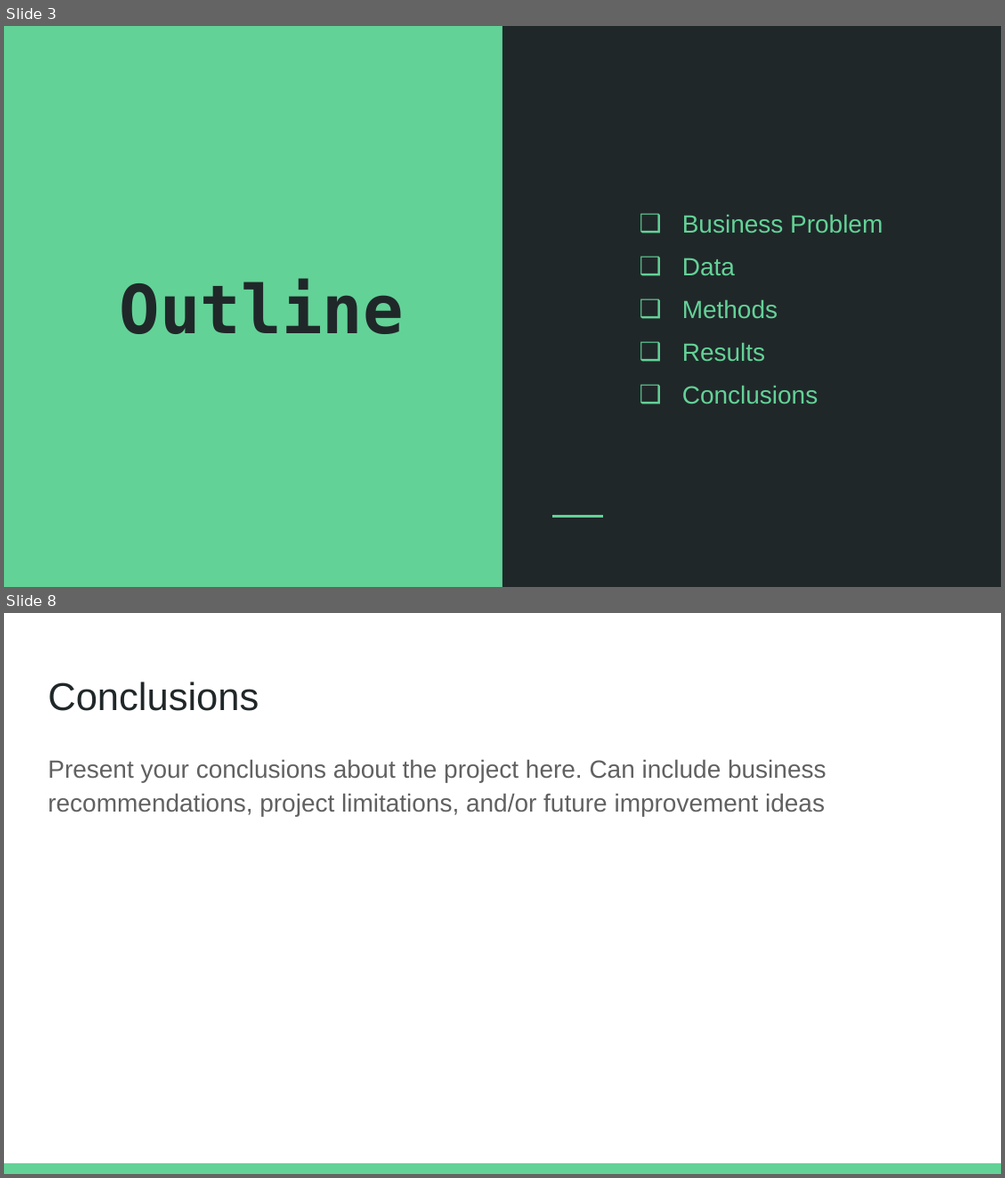
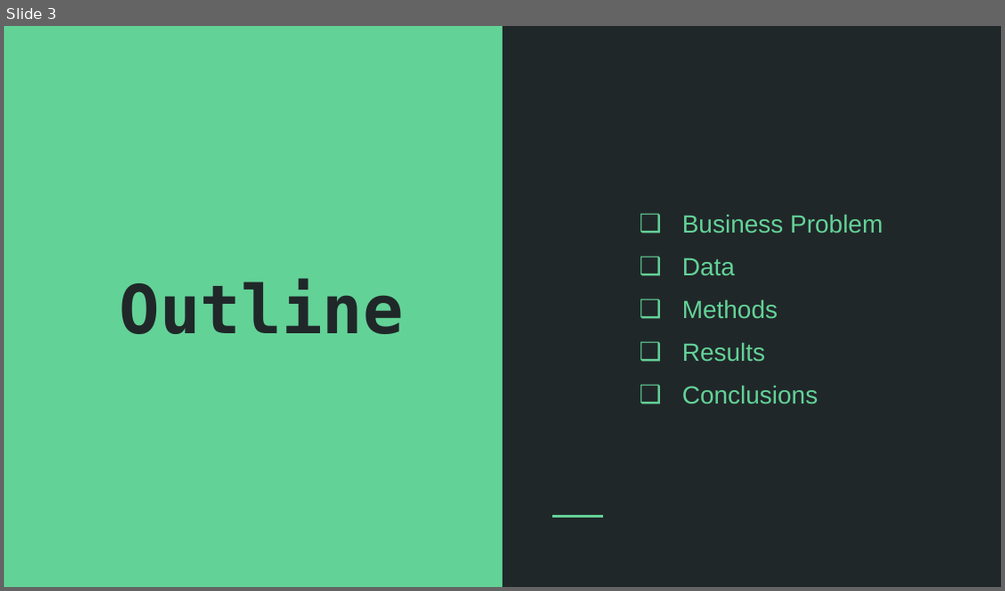
Before and after one commit to patrick-anastasio/Flatiron_DSC-Phase1_Project, a slide deck: Slide Deck.pptx. Shown one above the other, each under a label of ours: slides 3 and 8 before the commit, slide 3 after it; the slides between them are not shown. The pictures are 1005x1178 and 1005x591 pixels, drawn with LibreOffice and Linux fonts; fonts in the diff are those of the drawing. Boxes give left, top, right and bottom in pixels: in the first picture for what was removed or moved away, otherwise in the second. Text is boxed around its words. In the diff, an @@ line names an element or a change of style, - is before the commit and + after.

```diff
--- a/Slide Deck.pptx
+++ b/Slide Deck.pptx
@@ slide 8 removed at [4,613,1001,1174], background #FFFFFF @@
@@ title removed at [48,682,259,711] @@
-Conclusions
@@ text removed at [48,759,825,817] @@
-Present your conclusions about the project here. Can include business recommendations, project limitations, and/or future improvement ideas
@@ rectangle removed at [4,1163,1001,1174] @@
```
Also in this commit, not shown: 4 slides changed, 8 slides added, 2 other slides removed, 11 other files.
